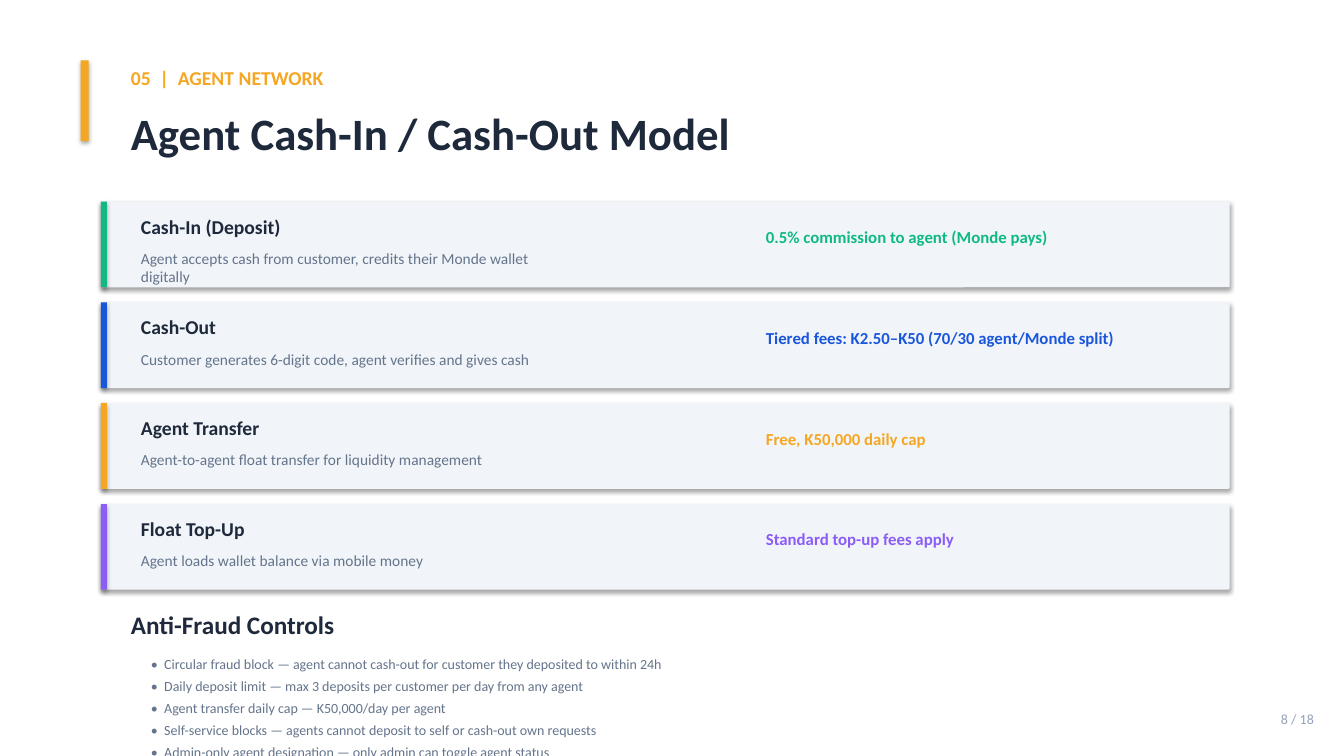
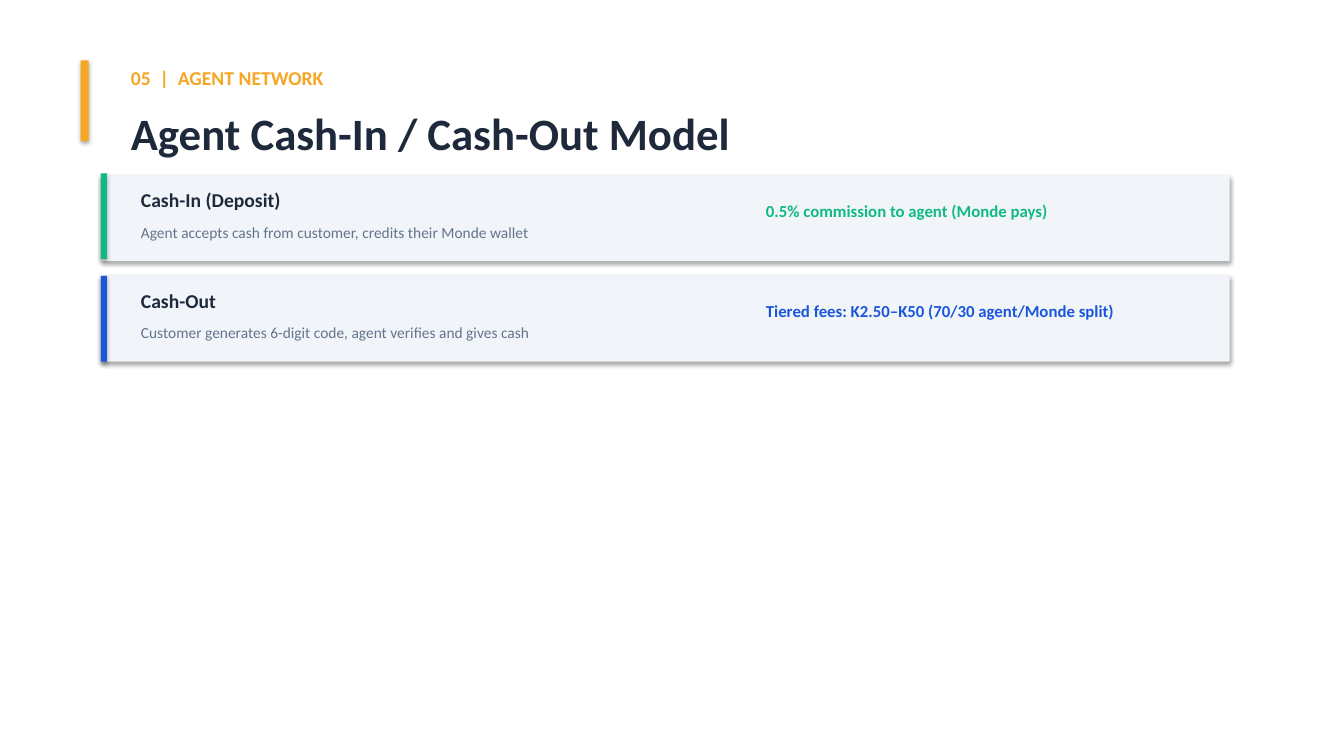
Before and after one commit to Denny-1032/Monde, a slide deck: slide 8 of Monde_BoZ_Presentation.pptx. Drawn at 1344x756 pixels with LibreOffice and Linux fonts; fonts in the diff are those of the drawing. Boxes give left, top, right and bottom in pixels: in the first picture for what was removed or moved away, otherwise in the second. Text is boxed around its words. In the diff, an @@ line names an element or a change of style, - is before the commit and + after.

```diff
--- a/Monde_BoZ_Presentation.pptx
+++ b/Monde_BoZ_Presentation.pptx
@@ rectangle: place and size @@
-rectangle at bbox=[101, 202, 107, 287]
+rectangle at bbox=[101, 173, 107, 259]
@@ text at bbox=[141, 227, 528, 241]: text changed @@
-Agent accepts cash from customer, credits their Monde wallet digitally
+Agent accepts cash from customer, credits their Monde wallet
@@ 5 texts, 2 rounded rectangles, 1 rectangle: place and size @@
-5 texts, 2 rounded rectangles, 1 rectangle at bbox=[101, 202, 1230, 388]
+5 texts, 2 rounded rectangles, 1 rectangle at bbox=[101, 175, 1230, 362]
@@ rounded rectangle removed at bbox=[101, 403, 1230, 489] @@
@@ rectangle removed at bbox=[101, 403, 107, 489] @@
@@ text removed at bbox=[141, 421, 259, 439] @@
-Agent Transfer
@@ text removed at bbox=[766, 433, 925, 448] @@
-Free, K50,000 daily cap
@@ text removed at bbox=[141, 454, 482, 468] @@
-Agent-to-agent float transfer for liquidity management
@@ rounded rectangle removed at bbox=[101, 504, 1230, 590] @@
@@ rectangle removed at bbox=[101, 504, 107, 590] @@
@@ text removed at bbox=[141, 522, 244, 539] @@
-Float Top-Up
@@ text removed at bbox=[766, 533, 953, 548] @@
-Standard top-up fees apply
@@ text removed at bbox=[141, 555, 423, 569] @@
-Agent loads wallet balance via mobile money
@@ text removed at bbox=[131, 616, 334, 634] @@
-Anti-Fraud Controls
@@ text removed at bbox=[164, 659, 662, 672] @@
-• Circular fraud block — agent cannot cash-out for customer they deposited to within 24h
@@ text removed at bbox=[164, 681, 583, 694] @@
-• Daily deposit limit — max 3 deposits per customer per day from any agent
@@ text removed at bbox=[164, 703, 446, 716] @@
-• Agent transfer daily cap — K50,000/day per agent
@@ text removed at bbox=[1281, 714, 1314, 724] @@
-8 / 18
@@ text removed at bbox=[141, 739, 1149, 756] @@
-• Admin-only agent designation — only admin can toggle agent status
@@ text removed at bbox=[164, 725, 597, 738] @@
-• Self-service blocks — agents cannot deposit to self or cash-out own requests
```
Also in this commit, not shown: 9 other slides changed, 4 slides added, 7 slides removed, 25 other files.
